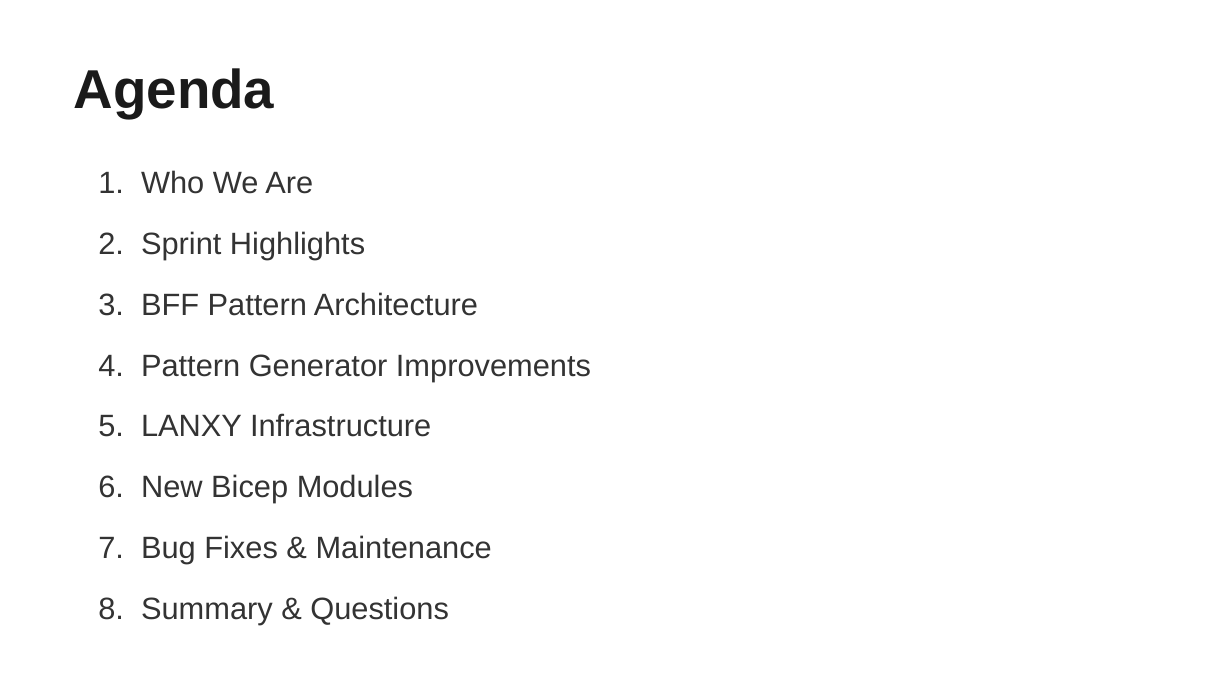
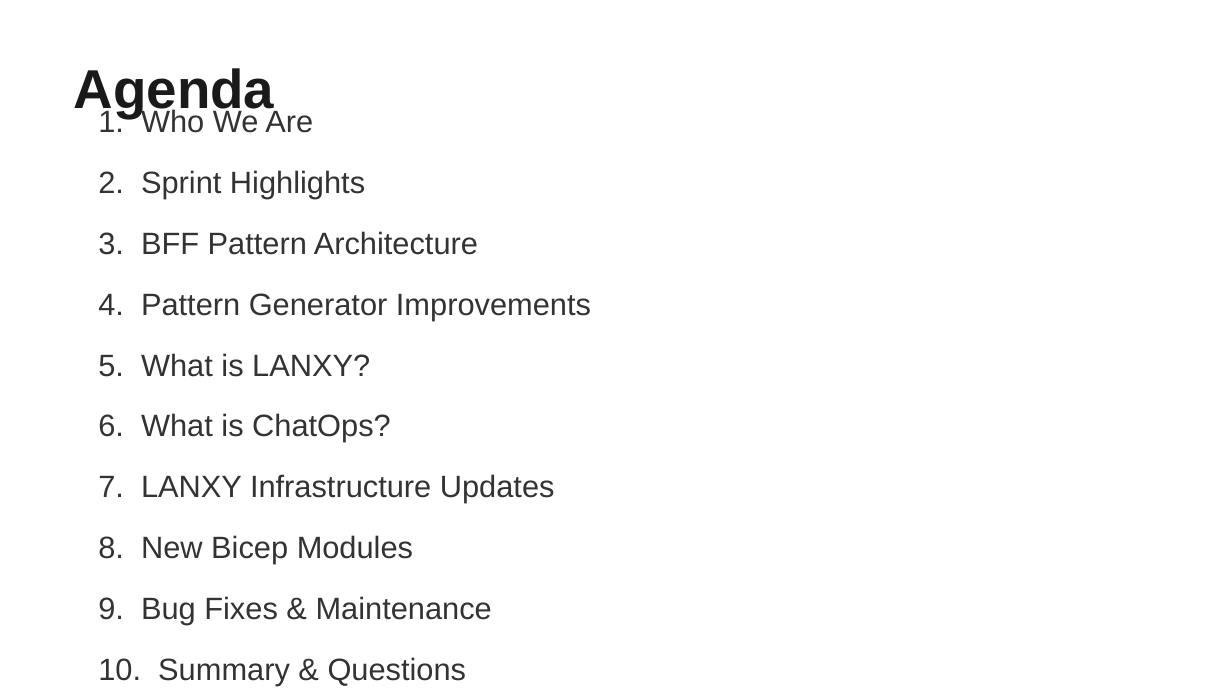
Before and after one commit to dheeju25/AzureAIArchitect, a slide deck: slide 2 of Sprint_Review_Presentation.pptx. Drawn at 1232x693 pixels with LibreOffice and Linux fonts; fonts in the diff are those of the drawing. Boxes give left, top, right and bottom in pixels: in the first picture for what was removed or moved away, otherwise in the second. Text is boxed around its words. In the diff, an @@ line names an element or a change of style, - is before the commit and + after.

Commit message:
ppt

```diff
--- a/Sprint_Review_Presentation.pptx
+++ b/Sprint_Review_Presentation.pptx
@@ text at [98,353,555,686]: text changed @@
-5. LANXY Infrastructure
-6. New Bicep Modules
-7. Bug Fixes & Maintenance
-8. Summary & Questions
+5. What is LANXY?
+6. What is ChatOps?
+7. LANXY Infrastructure Updates
+8. New Bicep Modules
+9. Bug Fixes & Maintenance
+10. Summary & Questions
```
Also in this commit, not shown: 2 slides added.
